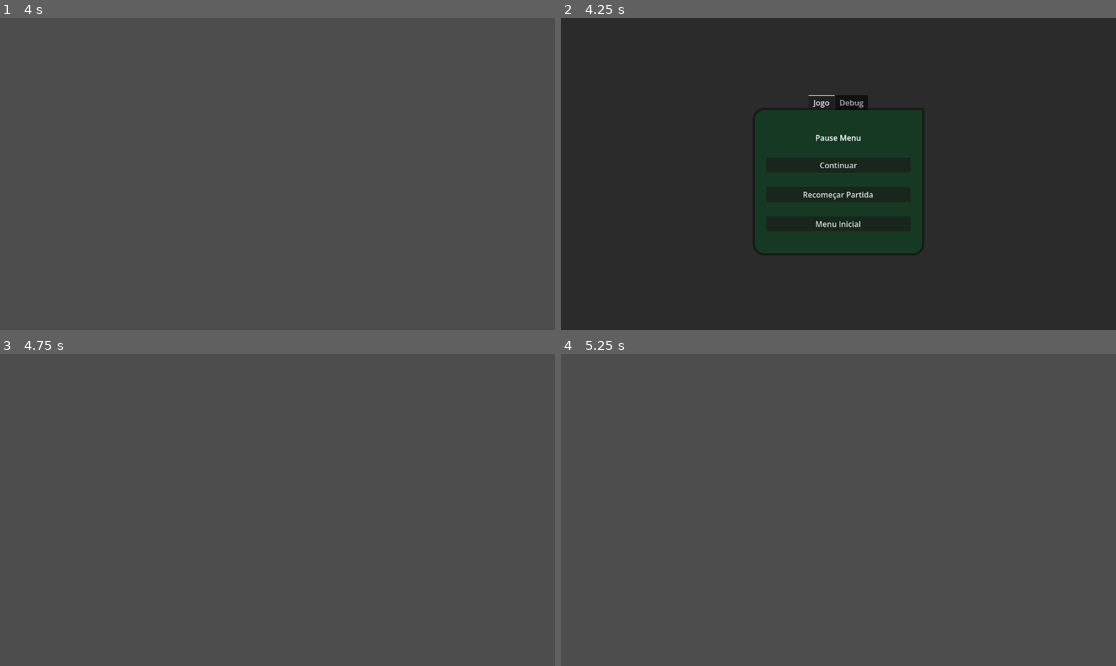
Above: before the commit, frames 1-4 (two rows, left to right).
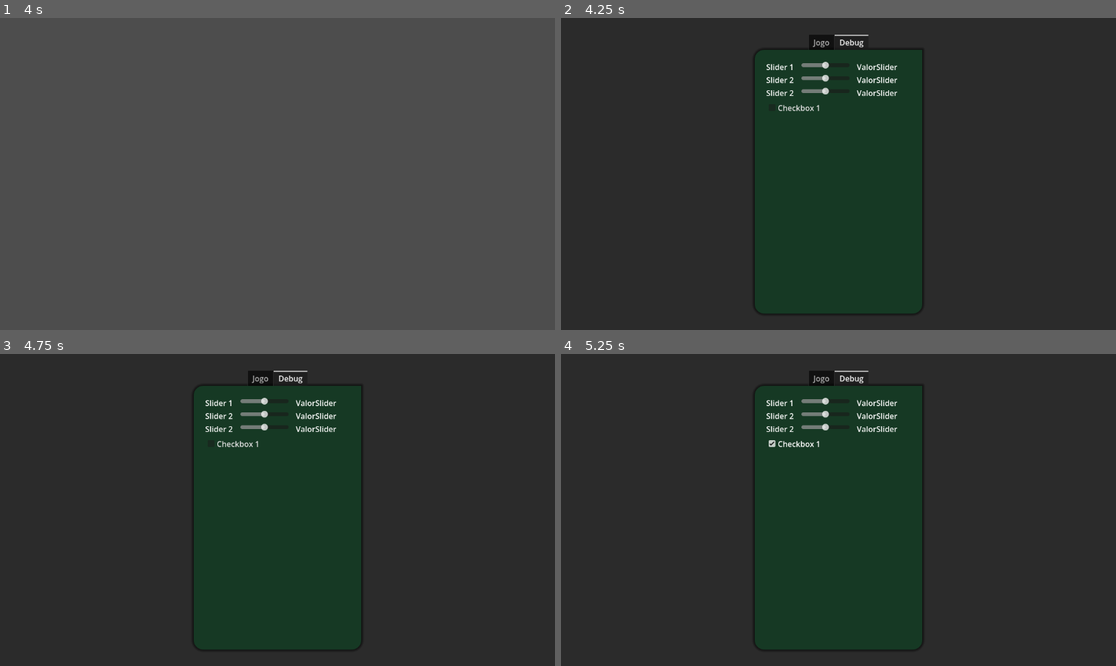
Above: after the commit, the same moments.

Repository: PelvicPsycho/ultimate-botao
Game: Godot game, scene res://Temporarios/Scenes_testes/pause_menu.tscn
The game is run twice, just before and just after one commit, with the same random seed, the same clock (stepped at 60 frames per second) and the same inputs. This scene is started directly instead of the project's main scene.
Inputs (mouse positions are in pixels of both pictures, inside the frame that each line leads up to):
- Up to frame 1 (4 s): tap Enter at 0.5, 2, 3.5 s; move the mouse to (399, 158) at 0.52 s; tap 1 at 0.6 s; click (399, 158) at 0.67 s; tap Space at 1.25, 2.75 s; drag from (166, 189) to (249, 236) at 1.27 s; move the mouse to (333, 105) at 2.02 s; tap 3 at 2.1 s; click (333, 105) at 2.17 s; drag from (249, 236) to (111, 127) at 2.77 s; move the mouse to (444, 220) at 3.52 s; tap 2 at 3.6 s; click (444, 220) at 3.67 s
- Up to frame 2 (4.25 s): tap Escape (ui_cancel) at 4.15 s
- Up to frame 3 (4.75 s): click (277, 500) at 4.25 s, where only the run before the commit has a clickable "Continuar"
- Up to frame 4 (5.25 s): click (838, 444) at 5 s, where only the run after the commit has a clickable "Checkbox 1"

Frame 1 is identical in both runs. In frame 2, 2.1% of the frame differs, in the area x 34-66%, y 5-76%; in frame 3, 100%; in frame 4, 100%, in the area x 0-100%, y 0-100%.
Error in both runs: Out of bounds get index '0' (on base: 'Array[Node]') (res://Scripts)

Commit message:
menu de pause

Diff:
--- a/Temporarios/Scenes_testes/pause_menu.gd
+++ b/Temporarios/Scenes_testes/pause_menu.gd
@@ -1,8 +1,12 @@
 extends CanvasLayer
+
+var Pecas_Jogo: Array[Peca] = []
 
 func _ready():
 	# Garante que o menu comece invisível quando o jogo roda
+	pegar_todas_pecas()
 	hide()
+	print(Pecas_Jogo)
 
 func _unhandled_input(event):
 	# "ui_cancel" é a tecla ESC por padrão
@@ -44,3 +48,7 @@
 	alternar_pause()
 	# Substitua pelo caminho da sua cena de menu principal
 #	get_tree().change_scene_to_file("res://cenas/menu_principal.tscn")
+
+func pegar_todas_pecas():
+#	var pecas = get_tree().get_nodes_in_group("pecas")
+	Pecas_Jogo.assign(get_tree().get_nodes_in_group("pecas"))
--- a/Temporarios/Scenes_testes/pause_menu.tscn
+++ b/Temporarios/Scenes_testes/pause_menu.tscn
@@ -49,9 +49,10 @@
 layout_mode = 2
 theme_override_styles/panel = SubResource("StyleBoxFlat_qe3g4")
 tab_alignment = 1
-current_tab = 0
+current_tab = 1
 
 [node name="Jogo" type="MarginContainer" parent="Control/CenterContainer/TabContainer - Abas" unique_id=773568432]
+visible = false
 layout_mode = 2
 theme_override_constants/margin_left = 24
 theme_override_constants/margin_top = 24
@@ -83,7 +84,6 @@
 text = "Menu Inicial"
 
 [node name="Debug" type="MarginContainer" parent="Control/CenterContainer/TabContainer - Abas" unique_id=1121924991]
-visible = false
 layout_mode = 2
 theme_override_constants/margin_left = 24
 theme_override_constants/margin_top = 24
@@ -97,8 +97,9 @@
 
 [node name="HBoxContainer" type="HBoxContainer" parent="Control/CenterContainer/TabContainer - Abas/Debug/VboxDebug" unique_id=1499901274]
 layout_mode = 2
+theme_override_constants/separation = 15
 
-[node name="Label2" type="Label" parent="Control/CenterContainer/TabContainer - Abas/Debug/VboxDebug/HBoxContainer" unique_id=897332013]
+[node name="Slider1Label" type="Label" parent="Control/CenterContainer/TabContainer - Abas/Debug/VboxDebug/HBoxContainer" unique_id=897332013]
 layout_mode = 2
 text = "Slider 1"
 
@@ -106,6 +107,44 @@
 custom_minimum_size = Vector2(100, 10)
 layout_mode = 2
 value = 50.0
+
+[node name="ValorSlider" type="Label" parent="Control/CenterContainer/TabContainer - Abas/Debug/VboxDebug/HBoxContainer" unique_id=1135434074]
+layout_mode = 2
+text = "ValorSlider"
+
+[node name="HBoxContainer2" type="HBoxContainer" parent="Control/CenterContainer/TabContainer - Abas/Debug/VboxDebug" unique_id=1096311835]
+layout_mode = 2
+theme_override_constants/separation = 15
+
+[node name="Slider2Label" type="Label" parent="Control/CenterContainer/TabContainer - Abas/Debug/VboxDebug/HBoxContainer2" unique_id=1483922375]
+layout_mode = 2
+text = "Slider 2"
+
+[node name="HSlider" type="HSlider" parent="Control/CenterContainer/TabContainer - Abas/Debug/VboxDebug/HBoxContainer2" unique_id=1817866603]
+custom_minimum_size = Vector2(100, 10)
+layout_mode = 2
+value = 50.0
+
+[node name="ValorSlider" type="Label" parent="Control/CenterContainer/TabContainer - Abas/Debug/VboxDebug/HBoxContainer2" unique_id=1783659343]
+layout_mode = 2
+text = "ValorSlider"
+
+[node name="HBoxContainer3" type="HBoxContainer" parent="Control/CenterContainer/TabContainer - Abas/Debug/VboxDebug" unique_id=1902765141]
+layout_mode = 2
+theme_override_constants/separation = 15
+
+[node name="Slider3Label" type="Label" parent="Control/CenterContainer/TabContainer - Abas/Debug/VboxDebug/HBoxContainer3" unique_id=1112730630]
+layout_mode = 2
+text = "Slider 2"
+
+[node name="HSlider" type="HSlider" parent="Control/CenterContainer/TabContainer - Abas/Debug/VboxDebug/HBoxContainer3" unique_id=1873651709]
+custom_minimum_size = Vector2(100, 10)
+layout_mode = 2
+value = 50.0
+
+[node name="ValorSlider" type="Label" parent="Control/CenterContainer/TabContainer - Abas/Debug/VboxDebug/HBoxContainer3" unique_id=737840578]
+layout_mode = 2
+text = "ValorSlider"
 
 [node name="CheckBox" type="CheckBox" parent="Control/CenterContainer/TabContainer - Abas/Debug/VboxDebug" unique_id=1754716686]
 layout_mode = 2
